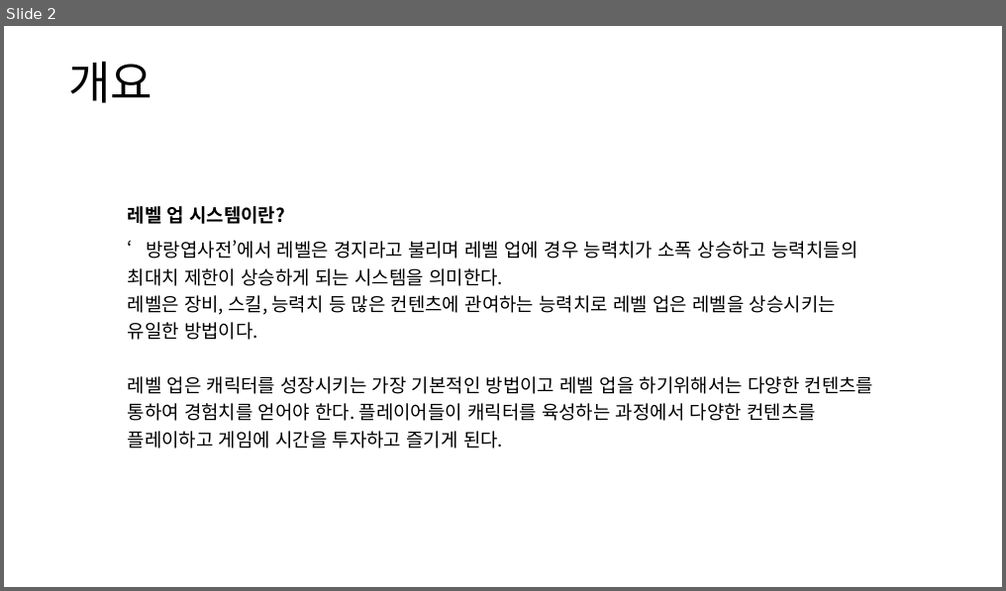
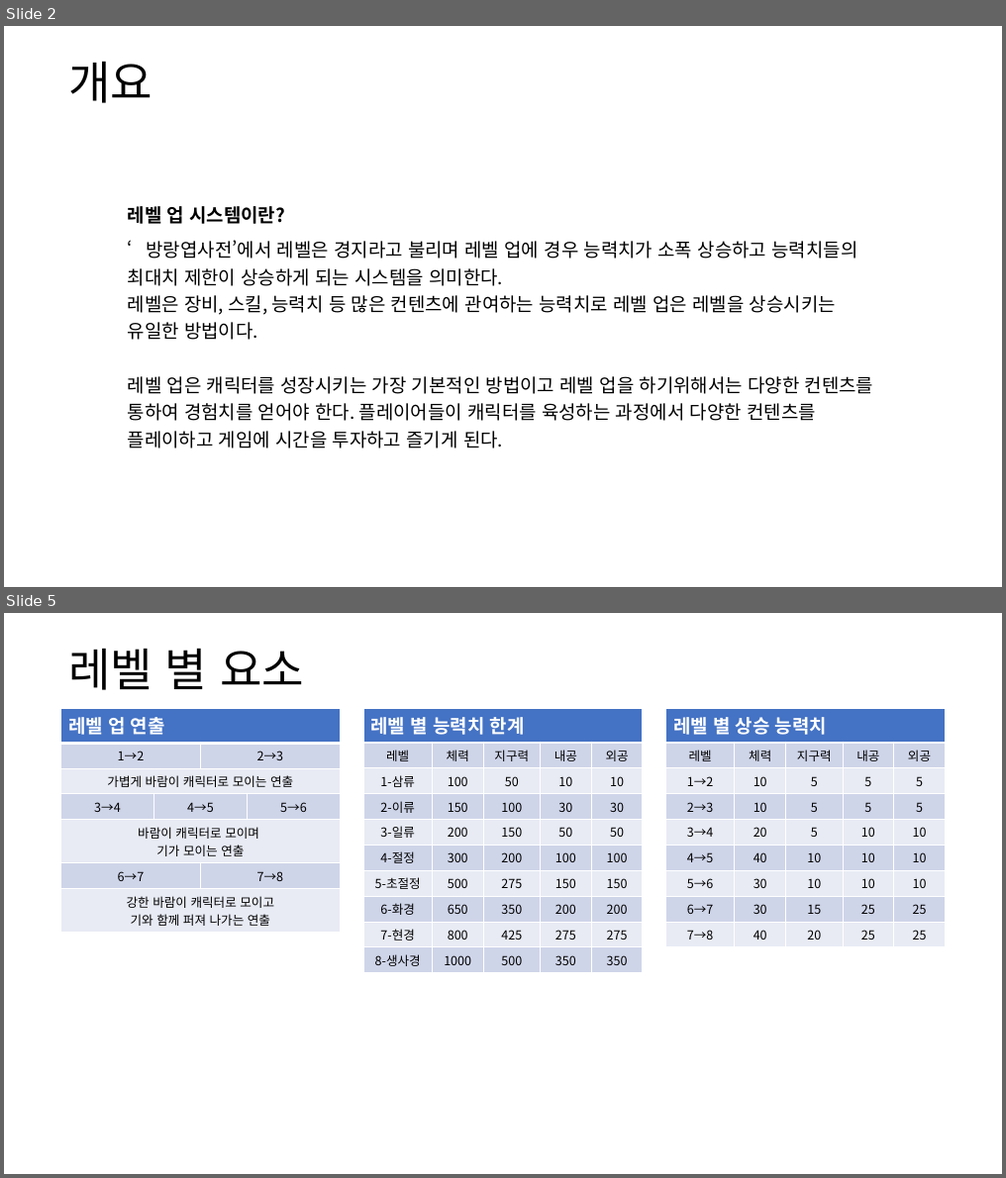
Before and after one commit to yjk0401/unityenginebasic_9th, a slide deck: 기획/레벨업 시스템 기획서.pptx. Shown one above the other, each under a label of ours: slide 2 before the commit, slides 2 and 5 after it; the slides between them are not shown. The pictures are 1006x591 and 1006x1178 pixels, drawn with LibreOffice and Linux fonts; fonts in the diff are those of the drawing. Boxes give left, top, right and bottom in pixels: in the first picture for what was removed or moved away, otherwise in the second. Text is boxed around its words. In the diff, an @@ line names an element or a change of style, - is before the commit and + after.

```diff
--- a/기획/레벨업 시스템 기획서.pptx
+++ b/기획/레벨업 시스템 기획서.pptx
@@ slide 5 added at (4, 613, 1002, 1174), background #FFFFFF @@
@@ text added at (68, 648, 304, 690), 44 pt, text #000000 @@
+레벨 별 요소
@@ table added at (60, 708, 340, 930), 7 rows, 4 columns @@
+레벨 업 연출 |  |  | 
+1→2 |  | 2→3 | 
+가볍게 바람이 캐릭터로 모이는 연출 |  |  | 
+3→4 | 4→5 |  | 5→6
+바람이 캐릭터로 모이며 / 기가 모이는 연출 |  |  | 
+6→7 |  | 7→8 | 
+강한 바람이 캐릭터로 모이고 / 기와 함께 퍼져 나가는 연출 |  |  | 
@@ table added at (363, 708, 642, 970), 10 rows, 5 columns @@
+레벨 별 능력치 한계 |  |  |  | 
+레벨 | 체력 | 지구력 | 내공 | 외공
+1-삼류 | 100 | 50 | 10 | 10
+2-이류 | 150 | 100 | 30 | 30
+3-일류 | 200 | 150 | 50 | 50
+4-절정 | 300 | 200 | 100 | 100
+5-초절정 | 500 | 275 | 150 | 150
+6-화경 | 650 | 350 | 200 | 200
+7-현경 | 800 | 425 | 275 | 275
+8-생사경 | 1000 | 500 | 350 | 350
@@ table added at (665, 708, 944, 944), 9 rows, 5 columns @@
+레벨 별 상승 능력치 |  |  |  | 
+레벨 | 체력 | 지구력 | 내공 | 외공
+1→2 | 10 | 5 | 5 | 5
+2→3 | 10 | 5 | 5 | 5
+3→4 | 20 | 5 | 10 | 10
+4→5 | 40 | 10 | 10 | 10
+5→6 | 30 | 10 | 10 | 10
+6→7 | 30 | 15 | 25 | 25
+7→8 | 40 | 20 | 25 | 25
```
Also in this commit, not shown: 1 slide changed, 1 other slide added, 3 other files.
